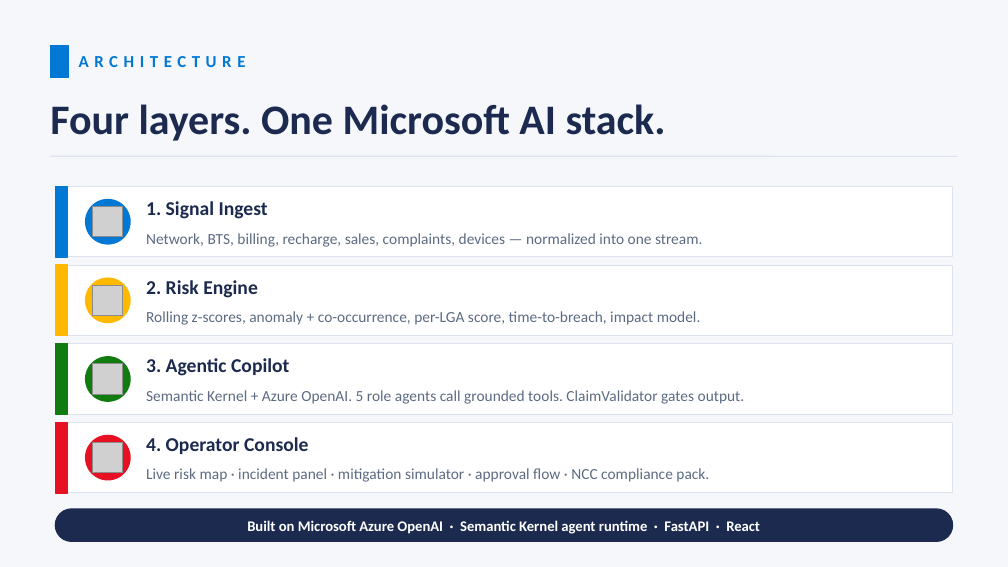
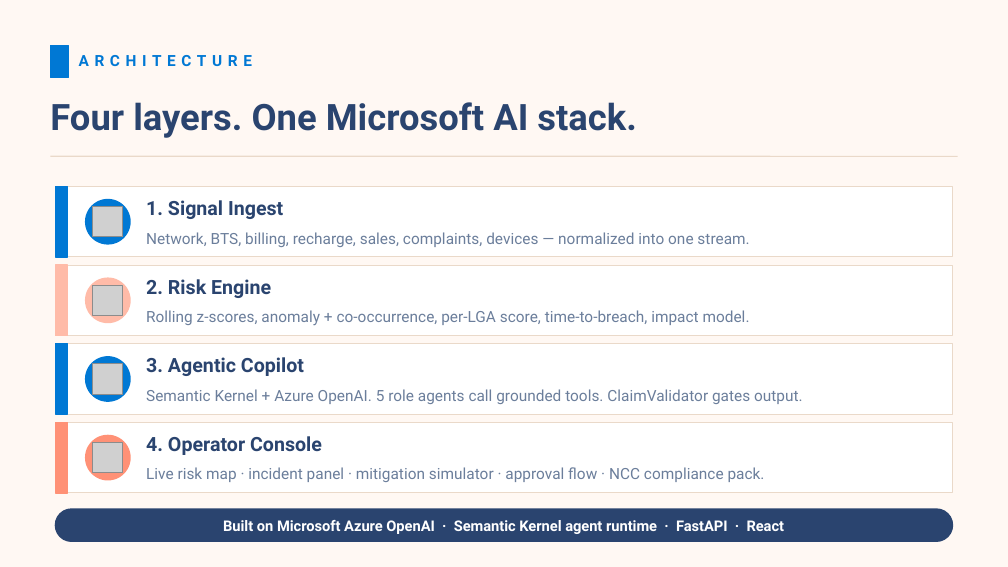
Before and after one commit to toby-adedipe/riskguard_ai, a slide deck: slide 5 of pitch/AI4Telco_RiskGuardAI.pptx. Drawn at 1008x567 pixels with LibreOffice and Linux fonts; fonts in the diff are those of the drawing; grey boxes stand for pictures. Boxes give left, top, right and bottom in pixels: in the first picture for what was removed or moved away, otherwise in the second. Text is boxed around its words. In the diff, an @@ line names an element or a change of style, - is before the commit and + after.

```diff
--- a/pitch/AI4Telco_RiskGuardAI.pptx
+++ b/pitch/AI4Telco_RiskGuardAI.pptx
@@ background #F5F7FB to #FFF8F3 @@
@@ text "ARCHITECTURE" at bbox=[79, 55, 252, 66]: size 12 to 11 pt, font Calibri to Roboto @@
@@ text "Four layers. One Microsoft AI ..." at bbox=[50, 102, 637, 138]: size 30 to 26 pt, font Calibri to Roboto, text colour #1B2A4E to #2A446F @@
@@ line (50, 156) - (958, 156): stroke #DDE3EE 0.75 pt to #EAD9C9 0.75 pt @@
@@ rectangle at bbox=[55, 265, 68, 336]: fill #FFB900 to #FFBBA8; outline #FFB900 1 pt to #FFBBA8 1 pt @@
@@ ellipse at bbox=[86, 278, 130, 323]: fill #FFB900 to #FFBBA8; outline #FFB900 1 pt to #FFBBA8 1 pt @@
@@ rectangle at bbox=[55, 344, 68, 414]: fill #107C10 to #0078D4; outline #107C10 1 pt to #0078D4 1 pt @@
@@ ellipse at bbox=[86, 357, 130, 401]: fill #107C10 to #0078D4; outline #107C10 1 pt to #0078D4 1 pt @@
@@ rectangle at bbox=[55, 422, 68, 493]: fill #E81123 to #FF9176; outline #E81123 1 pt to #FF9176 1 pt @@
@@ outline #DDE3EE 0.75 pt to #EAD9C9 0.75 pt in 4 elements at bbox=[55, 186, 953, 257], bbox=[55, 265, 953, 336], bbox=[55, 344, 953, 414], bbox=[55, 422, 953, 493] @@
@@ ellipse at bbox=[86, 435, 130, 480]: fill #E81123 to #FF9176; outline #E81123 1 pt to #FF9176 1 pt @@
@@ font Calibri to Roboto, text colour #1B2A4E to #2A446F in 4 elements at bbox=[146, 200, 283, 219], bbox=[146, 279, 271, 298], bbox=[146, 357, 304, 376], bbox=[146, 436, 322, 455] @@
@@ font Calibri to Roboto, text colour #5C6B82 to #6B7E9B in 4 elements at bbox=[146, 232, 749, 247], bbox=[146, 310, 750, 325], bbox=[146, 389, 803, 404], bbox=[146, 467, 765, 482] @@
@@ text "Built on Microsoft Azure OpenAI ..." at bbox=[223, 520, 785, 534]: font Calibri to Roboto @@
@@ rounded rectangle at bbox=[55, 509, 953, 541]: fill #1B2A4E to #2A446F; outline #1B2A4E 1 pt to #2A446F 1 pt @@
```
Also in this commit, not shown: 11 other slides changed, 1 slide added, 19 other files.
